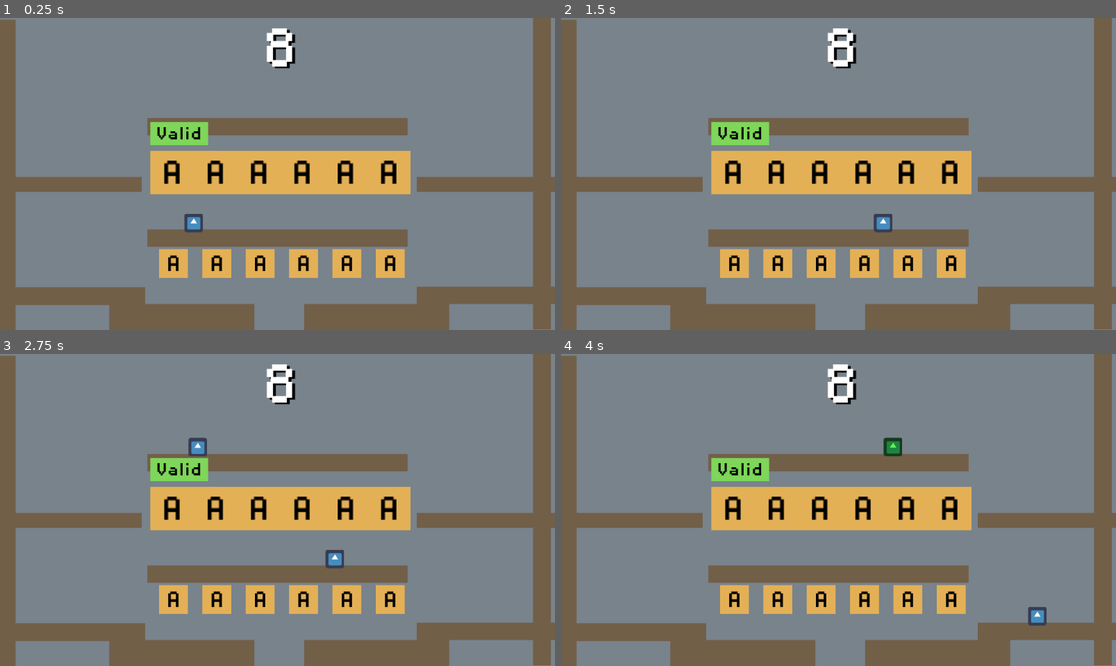
Above: before the commit, frames 1-4 (two rows, left to right).
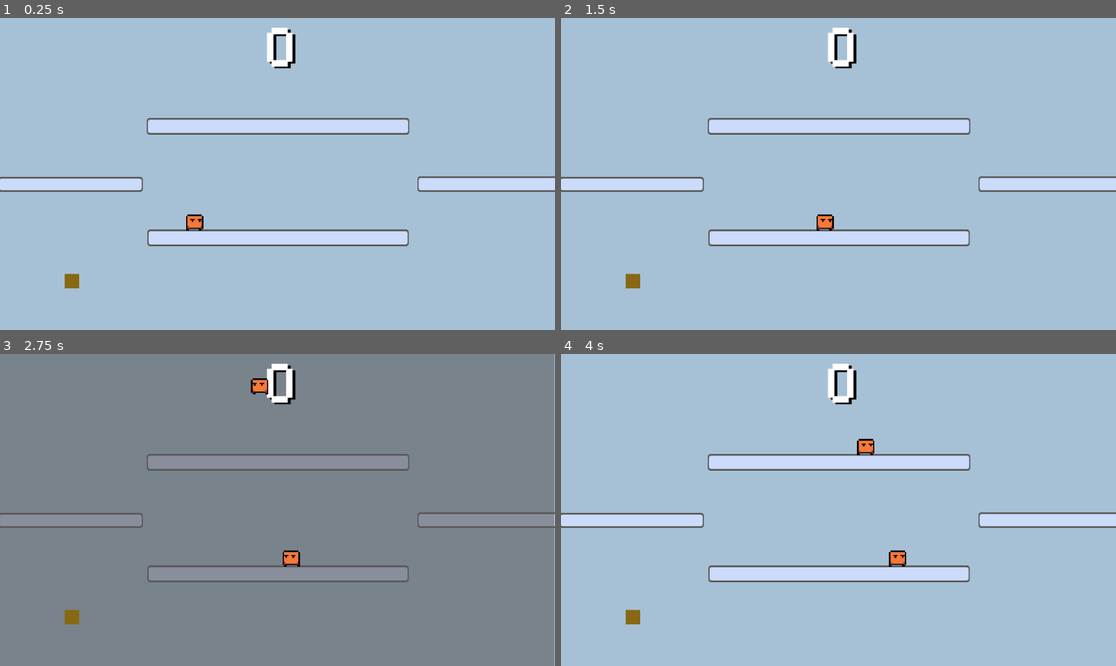
Above: after the commit, the same moments.

Repository: zhimingc/super_scrabble_box
Game: Godot game, scene res://Scenes/MainGame.tscn
Same seed, same stepped clock (60 frames per second), same inputs: the game is played once before the commit and once after it. The engine's default icon, where the game draws it, is replaced by a stand-in: a white triangle on a blue panel in a dark square.
Inputs:
- Up to frame 1 (0.25 s): no input
- Up to frame 2 (1.5 s): tap Enter (ui_accept) at 0.5, 0.6, 0.77, 1.07 s; hold Right (ui_right) from 0.53 s (still down); tap C at 1.35 s
- Up to frame 3 (2.75 s): tap Enter (ui_accept) at 1.52, 1.55, 1.82, 2.3 s; release Right (ui_right) at 2.03 s; hold Left (ui_left) from 2.03 s (still down); tap T at 2.1 s
- Up to frame 4 (4 s): release Left (ui_left) at 2.78 s; hold Right (ui_right) from 2.78 s (still down); tap E at 2.85 s; tap Enter (ui_accept) at 3.02, 3.05, 3.32, 3.77, 3.8 s; tap R at 3.6 s

The runs differ from the first frame. In frame 1, 100% of the frame differs, in the area x 0-100%, y 0-100%; in frame 2, 100%; in frame 3, 31%; in frame 4, 100%.
Error before the commit: Trying to assign value of type 'PlayerCharacter.gd' to a variable of type 'WordController.gd'. (res://Scripts/WordController.gd:25)

Commit message:
Added basic sprites 0
- Platform basic
- Player idle
- Enemy walk

Diff:
--- /dev/null
+++ b/Objects/BG_Platform.tscn
@@ -0,0 +1,16 @@
+[gd_scene load_steps=2 format=2]
+
+[ext_resource path="res://Textures/platform_0.png" type="Texture" id=1]
+
+[node name="PlatformRect" type="NinePatchRect"]
+show_behind_parent = true
+anchor_right = 1.0
+margin_left = -125.0
+margin_top = -10.0
+margin_right = 129.0
+margin_bottom = 10.0
+texture = ExtResource( 1 )
+patch_margin_left = 3
+patch_margin_top = 3
+patch_margin_right = 3
+patch_margin_bottom = 3
--- a/Objects/BasicEnemy.tscn
+++ b/Objects/BasicEnemy.tscn
@@ -1,18 +1,74 @@
-[gd_scene load_steps=6 format=2]
+[gd_scene load_steps=20 format=2]
 
 [ext_resource path="res://Scripts/BasicEnemy.gd" type="Script" id=1]
-[ext_resource path="res://icon.png" type="Texture" id=2]
+[ext_resource path="res://Textures/Enemy/enemy-Sheet.png" type="Texture" id=2]
 [ext_resource path="res://Textures/target_8.png" type="Texture" id=3]
 
-[sub_resource type="SpriteFrames" id=1]
+[sub_resource type="RectangleShape2D" id=16]
+
+[sub_resource type="AtlasTexture" id=1]
+atlas = ExtResource( 2 )
+region = Rect2( 0, 0, 16, 16 )
+
+[sub_resource type="AtlasTexture" id=2]
+atlas = ExtResource( 2 )
+region = Rect2( 16, 0, 16, 16 )
+
+[sub_resource type="AtlasTexture" id=3]
+atlas = ExtResource( 2 )
+region = Rect2( 32, 0, 16, 16 )
+
+[sub_resource type="AtlasTexture" id=4]
+atlas = ExtResource( 2 )
+region = Rect2( 48, 0, 16, 16 )
+
+[sub_resource type="AtlasTexture" id=5]
+atlas = ExtResource( 2 )
+region = Rect2( 64, 0, 16, 16 )
+
+[sub_resource type="AtlasTexture" id=6]
+atlas = ExtResource( 2 )
+region = Rect2( 80, 0, 16, 16 )
+
+[sub_resource type="AtlasTexture" id=7]
+atlas = ExtResource( 2 )
+region = Rect2( 96, 0, 16, 16 )
+
+[sub_resource type="AtlasTexture" id=8]
+atlas = ExtResource( 2 )
+region = Rect2( 112, 0, 16, 16 )
+
+[sub_resource type="AtlasTexture" id=9]
+atlas = ExtResource( 2 )
+region = Rect2( 128, 0, 16, 16 )
+
+[sub_resource type="AtlasTexture" id=10]
+atlas = ExtResource( 2 )
+region = Rect2( 144, 0, 16, 16 )
+
+[sub_resource type="AtlasTexture" id=11]
+atlas = ExtResource( 2 )
+region = Rect2( 160, 0, 16, 16 )
+
+[sub_resource type="AtlasTexture" id=12]
+atlas = ExtResource( 2 )
+region = Rect2( 176, 0, 16, 16 )
+
+[sub_resource type="AtlasTexture" id=13]
+atlas = ExtResource( 2 )
+region = Rect2( 192, 0, 16, 16 )
+
+[sub_resource type="AtlasTexture" id=14]
+atlas = ExtResource( 2 )
+region = Rect2( 208, 0, 16, 16 )
+
+[sub_resource type="SpriteFrames" id=15]
 animations = [ {
-"frames": [ ExtResource( 2 ) ],
+"frames": [ SubResource( 1 ), SubResource( 2 ), SubResource( 3 ), SubResource( 4 ), SubResource( 5 ), SubResource( 6 ), SubResource( 7 ), SubResource( 8 ), SubResource( 9 ), SubResource( 10 ), SubResource( 11 ), SubResource( 12 ), SubResource( 13 ), SubResource( 14 ) ],
 "loop": true,
 "name": "walk",
-"speed": 5.0
+"speed": 15.0
 } ]
-
-[sub_resource type="RectangleShape2D" id=2]
 
 [node name="BasicEnemy" type="KinematicBody2D" groups=[
 "enemy",
@@ -23,16 +79,12 @@
 script = ExtResource( 1 )
 speed = 50
 
-[node name="AnimatedSprite" type="AnimatedSprite" parent="."]
-modulate = Color( 0.415686, 0.945098, 0.341176, 1 )
-frames = SubResource( 1 )
-animation = "walk"
-
 [node name="CollisionShape2D" type="CollisionShape2D" parent="."]
 scale = Vector2( 2.5, 2.5 )
-shape = SubResource( 2 )
+shape = SubResource( 16 )
 
 [node name="TargetUI" type="TextureRect" parent="."]
+visible = false
 modulate = Color( 0.784314, 0.0784314, 0.0784314, 1 )
 margin_left = -32.0
 margin_top = -32.0
@@ -40,3 +92,16 @@
 margin_bottom = 32.0
 texture = ExtResource( 3 )
 expand = true
+__meta__ = {
+"_edit_lock_": true,
+"_edit_use_anchors_": false
+}
+
+[node name="AnimatedSprite" type="AnimatedSprite" parent="."]
+modulate = Color( 0.415686, 0.945098, 0.341176, 1 )
+position = Vector2( 0, -10 )
+scale = Vector2( 4.5, 4.5 )
+frames = SubResource( 15 )
+animation = "walk"
+frame = 13
+playing = true
--- a/Objects/LetterBox.tscn
+++ b/Objects/LetterBox.tscn
@@ -8,6 +8,7 @@
 
 [node name="LetterBox" type="Area2D"]
 scale = Vector2( 0.5, 0.5 )
+z_index = 1
 script = ExtResource( 1 )
 
 [node name="Sprite" type="Sprite" parent="."]
--- a/Objects/Platform.tscn
+++ b/Objects/Platform.tscn
@@ -1,6 +1,7 @@
-[gd_scene load_steps=3 format=2]
+[gd_scene load_steps=4 format=2]
 
 [ext_resource path="res://Textures/square_small.png" type="Texture" id=1]
+[ext_resource path="res://Objects/BG_Platform.tscn" type="PackedScene" id=2]
 
 [sub_resource type="RectangleShape2D" id=1]
 extents = Vector2( 125.917, 24.5117 )
@@ -10,6 +11,7 @@
 mode = 1
 
 [node name="Sprite" type="Sprite" parent="."]
+visible = false
 modulate = Color( 0.588235, 0.407843, 0.192157, 1 )
 scale = Vector2( 5, 0.4 )
 texture = ExtResource( 1 )
@@ -18,3 +20,6 @@
 position = Vector2( 0.430304, -0.307358 )
 scale = Vector2( 1, 0.4 )
 shape = SubResource( 1 )
+
+[node name="NinePatchRect" parent="." instance=ExtResource( 2 )]
+visible = false
--- a/Objects/PlayerCharacter.tscn
+++ b/Objects/PlayerCharacter.tscn
@@ -1,15 +1,16 @@
-[gd_scene load_steps=7 format=2]
+[gd_scene load_steps=8 format=2]
 
 [ext_resource path="res://Scripts/PlayerCharacter.gd" type="Script" id=1]
-[ext_resource path="res://icon.png" type="Texture" id=2]
-[ext_resource path="res://Objects/HUD_LetterElement.tscn" type="PackedScene" id=3]
+[ext_resource path="res://Textures/Player/slb_char_idle_0.png" type="Texture" id=2]
+[ext_resource path="res://Textures/Player/slb_char_idle_1.png" type="Texture" id=3]
+[ext_resource path="res://Objects/HUD_LetterElement.tscn" type="PackedScene" id=4]
 
 [sub_resource type="SpriteFrames" id=1]
 animations = [ {
-"frames": [ ExtResource( 2 ) ],
+"frames": [ ExtResource( 2 ), ExtResource( 3 ) ],
 "loop": true,
 "name": "idle",
-"speed": 5.0
+"speed": 4.0
 } ]
 
 [sub_resource type="RectangleShape2D" id=2]
@@ -28,45 +29,52 @@
 drag = Vector2( 0.875, 0.95 )
 
 [node name="PC_Sprite" type="AnimatedSprite" parent="."]
+position = Vector2( 3.25201, -13.84 )
+scale = Vector2( 5, 5 )
 frames = SubResource( 1 )
 animation = "idle"
+frame = 1
+playing = true
 
 [node name="PC_Collider" type="CollisionShape2D" parent="."]
 scale = Vector2( 2.4, 2.4 )
 shape = SubResource( 2 )
+__meta__ = {
+"_edit_lock_": true
+}
 
-[node name="TextureRect" parent="." instance=ExtResource( 3 )]
+[node name="TextureRect" parent="." instance=ExtResource( 4 )]
 visible = false
 margin_left = -90.0
 margin_top = -60.0
 margin_right = -40.0
 margin_bottom = -10.0
 
-[node name="TextureRect2" parent="." instance=ExtResource( 3 )]
+[node name="TextureRect2" parent="." instance=ExtResource( 4 )]
 visible = false
 margin_top = -90.0
 margin_bottom = -40.0
 
-[node name="TextureRect3" parent="." instance=ExtResource( 3 )]
+[node name="TextureRect3" parent="." instance=ExtResource( 4 )]
 visible = false
 margin_left = 40.0
 margin_top = -60.0
 margin_right = 90.0
 margin_bottom = -10.0
 
-[node name="TextureRect5" parent="." instance=ExtResource( 3 )]
+[node name="TextureRect5" parent="." instance=ExtResource( 4 )]
 visible = false
 margin_left = -90.0
 margin_top = 0.0
 margin_right = -40.0
 margin_bottom = 50.0
 
-[node name="TextureRect6" parent="." instance=ExtResource( 3 )]
+[node name="TextureRect6" parent="." instance=ExtResource( 4 )]
 visible = false
 margin_top = 40.16
 margin_bottom = 90.16
 
-[node name="TextureRect4" parent="." instance=ExtResource( 3 )]
+[node name="TextureRect4" parent="." instance=ExtResource( 4 )]
 visible = false
 margin_left = 40.0
 margin_top = 0.0
@@ -74,9 +82,13 @@
 margin_bottom = 50.0
 
 [node name="PlayerAreaCollision" type="Area2D" parent="."]
+__meta__ = {
+"_edit_group_": true,
+"_edit_lock_": true
+}
 
 [node name="CollisionShape2D" type="CollisionShape2D" parent="PlayerAreaCollision"]
 modulate = Color( 1, 0, 0, 1 )
+position = Vector2( 0, 0.159973 )
 shape = SubResource( 3 )
-
 [connection signal="body_entered" from="PlayerAreaCollision" to="." method="_on_PlayerAreaCollision_body_entered"]
--- a/Objects/WordController.tscn
+++ b/Objects/WordController.tscn
@@ -114,6 +114,7 @@
 rect_scale = Vector2( 1.5, 1.5 )
 
 [node name="WordValid" type="TextureRect" parent="."]
+editor/display_folded = true
 modulate = Color( 0.494118, 0.839216, 0.352941, 1 )
 margin_left = 260.0
 margin_top = 180.0
--- a/Scenes/Level_0.tscn
+++ b/Scenes/Level_0.tscn
@@ -1,79 +1,127 @@
-[gd_scene load_steps=7 format=2]
+[gd_scene load_steps=8 format=2]
 
 [ext_resource path="res://Scripts/LevelControl.gd" type="Script" id=1]
-[ext_resource path="res://Textures/supercratebox_ref.png" type="Texture" id=2]
-[ext_resource path="res://Textures/square_small.png" type="Texture" id=3]
-[ext_resource path="res://Objects/Platform.tscn" type="PackedScene" id=4]
-[ext_resource path="res://Objects/InGameHUD.tscn" type="PackedScene" id=5]
-[ext_resource path="res://Objects/HUD_LetterElement.tscn" type="PackedScene" id=6]
+[ext_resource path="res://Textures/square_small.png" type="Texture" id=2]
+[ext_resource path="res://Textures/supercratebox_ref.png" type="Texture" id=3]
+[ext_resource path="res://Objects/InGameHUD.tscn" type="PackedScene" id=4]
+[ext_resource path="res://Objects/HUD_LetterElement.tscn" type="PackedScene" id=5]
+[ext_resource path="res://Objects/BG_Platform.tscn" type="PackedScene" id=6]
+[ext_resource path="res://Objects/Platform.tscn" type="PackedScene" id=7]
 
 [node name="Level_0" type="Node2D"]
 script = ExtResource( 1 )
-
-[node name="supercratebox_ref" type="Sprite" parent="."]
-editor/display_folded = true
-visible = false
-position = Vector2( 481.649, 274.572 )
-scale = Vector2( 1.16685, 0.970466 )
-z_index = -1
-texture = ExtResource( 2 )
-
-[node name="Sprite" type="Sprite" parent="supercratebox_ref"]
-modulate = Color( 0.65098, 0.756863, 0.839216, 1 )
-position = Vector2( -1.22124, -4.4051 )
-scale = Vector2( 16.4202, 9.24246 )
-texture = ExtResource( 3 )
-
-[node name="Platform" parent="." instance=ExtResource( 4 )]
-position = Vector2( 125.434, 481.614 )
-scale = Vector2( 1.00339, -1.52302 )
-
-[node name="Platform3" parent="." instance=ExtResource( 4 )]
-position = Vector2( 314.623, 525.137 )
-scale = Vector2( 1.00339, 3 )
-
-[node name="Platform4" parent="." instance=ExtResource( 4 )]
-position = Vector2( 651.291, 525.137 )
-scale = Vector2( 1.00339, 3 )
-
-[node name="Platform5" parent="." instance=ExtResource( 4 )]
-position = Vector2( 846.762, 480.106 )
-scale = Vector2( 1.00339, -1.52302 )
-
-[node name="Platform6" parent="." instance=ExtResource( 4 )]
-position = Vector2( 480, 381.085 )
-scale = Vector2( 1.8, -1.52302 )
-
-[node name="Platform8" parent="." instance=ExtResource( 4 )]
-position = Vector2( 480, 187.97 )
-scale = Vector2( 1.8, -1.52302 )
-
-[node name="Platform2" parent="." instance=ExtResource( 4 )]
-position = Vector2( 846.586, 287.616 )
-scale = Vector2( 1.002, 1.3 )
-
-[node name="Platform7" parent="." instance=ExtResource( 4 )]
-position = Vector2( 120, 288.22 )
-scale = Vector2( 1.002, 1.3 )
-
-[node name="Wall" parent="." instance=ExtResource( 4 )]
-position = Vector2( 12.1008, 274.107 )
-scale = Vector2( 0.122, 27.14 )
-
-[node name="Wall2" parent="." instance=ExtResource( 4 )]
-position = Vector2( 937.719, 267.78 )
-scale = Vector2( 0.122, 27.14 )
-
-[node name="InGameHUD" parent="." instance=ExtResource( 5 )]
-visible = false
-margin_right = 960.0
-margin_bottom = 540.0
-LetterElement = ExtResource( 6 )
 
 [node name="BG" type="TextureRect" parent="."]
 modulate = Color( 0.65098, 0.756863, 0.839216, 1 )
 show_behind_parent = true
 margin_right = 965.0
 margin_bottom = 547.0
+texture = ExtResource( 2 )
+expand = true
+__meta__ = {
+"_edit_lock_": true
+}
+
+[node name="supercratebox_ref" type="Sprite" parent="."]
+visible = false
+position = Vector2( 481.649, 274.572 )
+scale = Vector2( 1.16685, 0.970466 )
+z_index = -1
 texture = ExtResource( 3 )
-expand = true
+
+[node name="Sprite" type="Sprite" parent="supercratebox_ref"]
+visible = false
+modulate = Color( 0.65098, 0.756863, 0.839216, 1 )
+position = Vector2( -1.22124, -4.4051 )
+scale = Vector2( 16.4202, 9.24246 )
+texture = ExtResource( 2 )
+
+[node name="InGameHUD" parent="." instance=ExtResource( 4 )]
+visible = false
+margin_right = 960.0
+margin_bottom = 540.0
+LetterElement = ExtResource( 5 )
+
+[node name="Platform_BG" type="Node2D" parent="."]
+
+[node name="PlatformRect" parent="Platform_BG" instance=ExtResource( 6 )]
+margin_left = 254.0
+margin_top = 173.0
+margin_right = 708.0
+margin_bottom = 202.0
+patch_margin_left = 5
+patch_margin_top = 6
+patch_margin_right = 5
+patch_margin_bottom = 6
+
+[node name="PlatformRect4" parent="Platform_BG" instance=ExtResource( 6 )]
+margin_left = 255.0
+margin_top = 366.0
+margin_right = 707.0
+margin_bottom = 395.0
+patch_margin_left = 5
+patch_margin_top = 6
+patch_margin_right = 5
+patch_margin_bottom = 6
+
+[node name="PlatformRect2" parent="Platform_BG" instance=ExtResource( 6 )]
+margin_left = -3.0
+margin_top = 275.0
+margin_right = 247.0
+margin_bottom = 301.0
+patch_margin_left = 5
+patch_margin_top = 6
+patch_margin_right = 5
+patch_margin_bottom = 6
+
+[node name="PlatformRect3" parent="Platform_BG" instance=ExtResource( 6 )]
+margin_left = 722.0
+margin_top = 274.0
+margin_right = 969.0
+margin_bottom = 301.0
+patch_margin_left = 5
+patch_margin_top = 6
+patch_margin_right = 5
+patch_margin_bottom = 6
+
+[node name="Platform_Colliders" type="Node" parent="."]
+
+[node name="Platform" parent="Platform_Colliders" instance=ExtResource( 7 )]
+position = Vector2( 125.434, 481.614 )
+scale = Vector2( 1.00339, -1.52302 )
+
+[node name="Platform3" parent="Platform_Colliders" instance=ExtResource( 7 )]
+position = Vector2( 256.513, 511.201 )
+scale = Vector2( 1.5, 1.5 )
+
+[node name="Platform4" parent="Platform_Colliders" instance=ExtResource( 7 )]
+position = Vector2( 712.928, 512.622 )
+scale = Vector2( 1.5, 1.5 )
+
+[node name="Platform5" parent="Platform_Colliders" instance=ExtResource( 7 )]
+position = Vector2( 846.762, 480.769 )
+scale = Vector2( 1.00339, -1.52302 )
+
+[node name="Platform6" parent="Platform_Colliders" instance=ExtResource( 7 )]
+position = Vector2( 480, 381.085 )
+scale = Vector2( 1.8, -1.52302 )
+
+[node name="Platform8" parent="Platform_Colliders" instance=ExtResource( 7 )]
+position = Vector2( 480, 187.97 )
+scale = Vector2( 1.8, -1.52302 )
+
+[node name="Platform2" parent="Platform_Colliders" instance=ExtResource( 7 )]
+position = Vector2( 846.586, 287.128 )
+scale = Vector2( 1.002, 1.3 )
+
+[node name="Platform7" parent="Platform_Colliders" instance=ExtResource( 7 )]
+position = Vector2( 120, 288.22 )
+scale = Vector2( 1.002, 1.3 )
+
+[node name="Wall" parent="Platform_Colliders" instance=ExtResource( 7 )]
+position = Vector2( 12.1008, 274.107 )
+scale = Vector2( 0.122, 27.14 )
+
+[node name="Wall2" parent="Platform_Colliders" instance=ExtResource( 7 )]
+position = Vector2( 937.719, 267.78 )
+scale = Vector2( 0.122, 27.14 )
--- a/Scenes/MainGame.tscn
+++ b/Scenes/MainGame.tscn
@@ -16,7 +16,6 @@
 LetterBox = ExtResource( 4 )
 
 [node name="UI" type="Node2D" parent="."]
-editor/display_folded = true
 z_index = 5
 __meta__ = {
 "_edit_lock_": true
@@ -47,6 +46,7 @@
 
 [node name="PlayerCharacter" parent="." instance=ExtResource( 2 )]
 position = Vector2( 335, 335 )
+z_index = 2
 mass = 3.5
 
 [node name="EnemyTimer" type="Timer" parent="."]
@@ -54,7 +54,6 @@
 autostart = true
 
 [node name="LetterSpawns" type="Node2D" parent="."]
-editor/display_folded = true
 
 [node name="Spawn" type="Node2D" parent="LetterSpawns"]
 position = Vector2( 125, 455 )
@@ -72,6 +71,7 @@
 position = Vector2( 475, 355 )
 
 [node name="WordController" parent="." instance=ExtResource( 7 )]
+position = Vector2( -0.843475, 0 )
 
 [node name="ScoreDisplay" parent="." instance=ExtResource( 8 )]
 margin_left = 425.0
@@ -82,6 +82,5 @@
 custom_constants/shadow_offset_x = 5
 custom_constants/shadow_offset_y = 3
 custom_constants/shadow_as_outline = 0
-
 [connection signal="player_die" from="PlayerCharacter" to="." method="_on_PlayerCharacter_player_die"]
 [connection signal="word_attack" from="WordController" to="." method="_on_WordController_word_attack"]
--- a/Scripts/BasicEnemy.gd
+++ b/Scripts/BasicEnemy.gd
@@ -43,9 +43,9 @@
 		else:
 			emit_signal("respawn", self)
 
-	# debug
-	#if Input.is_action_just_pressed("ui_accept"):
-	#	set_dead()
+	# visual update
+	if abs(velocity.x) > 0:
+		$AnimatedSprite.flip_h = velocity.x > 0
 
 func set_dead():
 	isDead = true
@@ -54,6 +54,7 @@
 	$CollisionShape2D.queue_free()
 	$AnimatedSprite.flip_v = true
 	velocity.y -= deathForce * accelScale
+	set_targeted(false)
 
 func die():
 	queue_free()
--- a/Scripts/MainGame.gd
+++ b/Scripts/MainGame.gd
@@ -4,7 +4,7 @@
 export (PackedScene) var Enemy_Basic
 export (PackedScene) var LetterBox
 
-var pc : PlayerCharacter
+var pc
 var dictionaryPath = "res://scrabbleDict.txt"
 var letterSpawns = []
 var oldLetterSpawn = -1
--- a/Scripts/PlayerCharacter.gd
+++ b/Scripts/PlayerCharacter.gd
@@ -1,4 +1,6 @@
 extends KinematicBody2D
+
+class_name PlayerCharacter
 
 export var runSpeed = 2.5
 export var jumpForce = 100.0
@@ -49,12 +51,9 @@
 	velocity += acceleration * 100;
 	var collision_info = move_and_slide(velocity * delta, Vector2.UP)
 
-#	# collision detection
-#	for i in get_slide_count():
-#		var collision = get_slide_collision(i)
-#		var groups = collision.collider.get_groups()
-#		if collision and groups.has("enemy"):
-#			die()
+#	# visual update
+	if abs(velocity.x) > 0:
+		$PC_Sprite.flip_h = velocity.x < 0
 
 func update_jump_forces(delta):
 	if is_on_ceiling():
--- a/Scripts/WordController.gd
+++ b/Scripts/WordController.gd
@@ -7,9 +7,7 @@
 var overlay : Node2D
 var validUI : TextureRect
 
-class_name PlayerCharacter
-
-var pc : PlayerCharacter
+var player
 var isPaused = false
 var oldPause = false
 var wordIsValid = false
@@ -22,7 +20,7 @@
 
 func _ready():
 	currentLettersIdx.resize(6)
-	pc = get_parent().get_node("PlayerCharacter")
+	player = get_parent().get_node("PlayerCharacter")
 	for x in get_children():
 		if x.name == "WordValid":
 			validUI = x
@@ -52,8 +50,8 @@
 				for i in currentLettersIdx:
 					if i != null:
 						heldLetters[i].inUse = false
-				pc.update_letters()
-				update_lettersHeld(pc.get_letters())
+				player.update_letters()
+				update_lettersHeld(player.get_letters())
 			else:
 				toggle_pause()
 		else:
@@ -63,11 +61,11 @@
 	if oldPause != isPaused:
 		oldPause = isPaused
 		if (isPaused):
-			update_lettersHeld(pc.get_letters())
-			pc.hide_letters()
+			update_lettersHeld(player.get_letters())
+			player.hide_letters()
 			init_wordMode()
 		else:
-			pc.update_letters()
+			player.update_letters()
 			hide_letters()
 
 func get_current_word():
@@ -138,7 +136,7 @@
 	overlay.visible = isPaused
 	get_tree().paused = isPaused
 	if isPaused:
-		enemies = pc.get_closest_enemies()
+		enemies = player.get_closest_enemies()
 
 func init_wordMode():
 	for i in currentLettersIdx.size():
@@ -165,7 +163,7 @@
 		if i >= enemies.size():
 			break
 		var newAttack = LetterAttack.instance()
-		newAttack.position = pc.position
+		newAttack.position = player.position
 		newAttack.init(enemies[i], word[i])
 		add_child(newAttack)
 		enemies[i].isTargeted = true
--- a/project.godot
+++ b/project.godot
@@ -9,10 +9,10 @@
 config_version=4
 
 _global_script_classes=[ {
-"base": "Node2D",
+"base": "KinematicBody2D",
 "class": "PlayerCharacter",
 "language": "GDScript",
-"path": "res://Scripts/WordController.gd"
+"path": "res://Scripts/PlayerCharacter.gd"
 } ]
 _global_script_class_icons={
 "PlayerCharacter": ""
Binary file added: Textures/Enemy/enemy-Sheet.png
Not shown, added: Textures/Enemy/enemy-Sheet.png.import
Binary file added: Textures/Player/slb_char_idle_0.png
Not shown, added: Textures/Player/slb_char_idle_0.png.import
Binary file added: Textures/Player/slb_char_idle_1.png
Not shown, added: Textures/Player/slb_char_idle_1.png.import
Binary file added: Textures/platform_0.png
Not shown, added: Textures/platform_0.png.import
